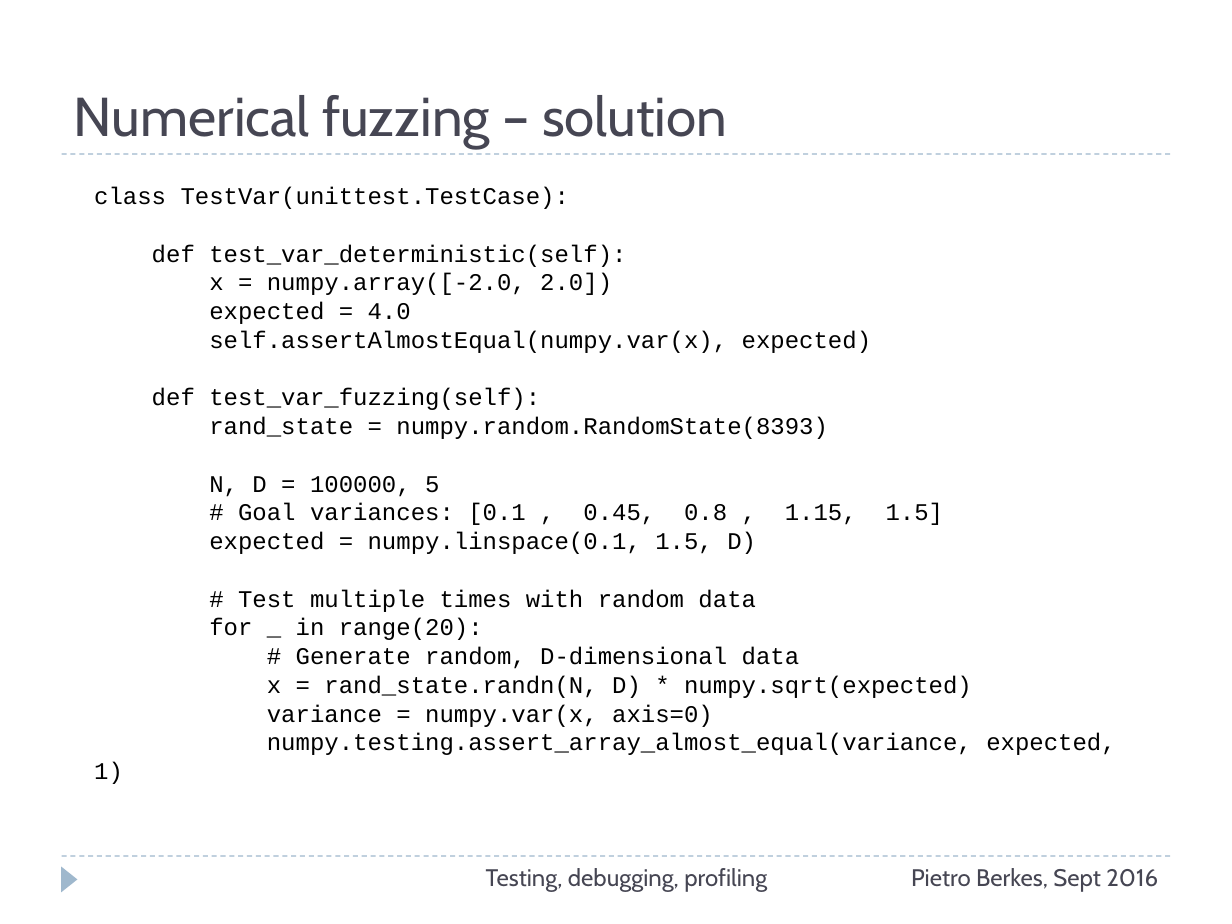
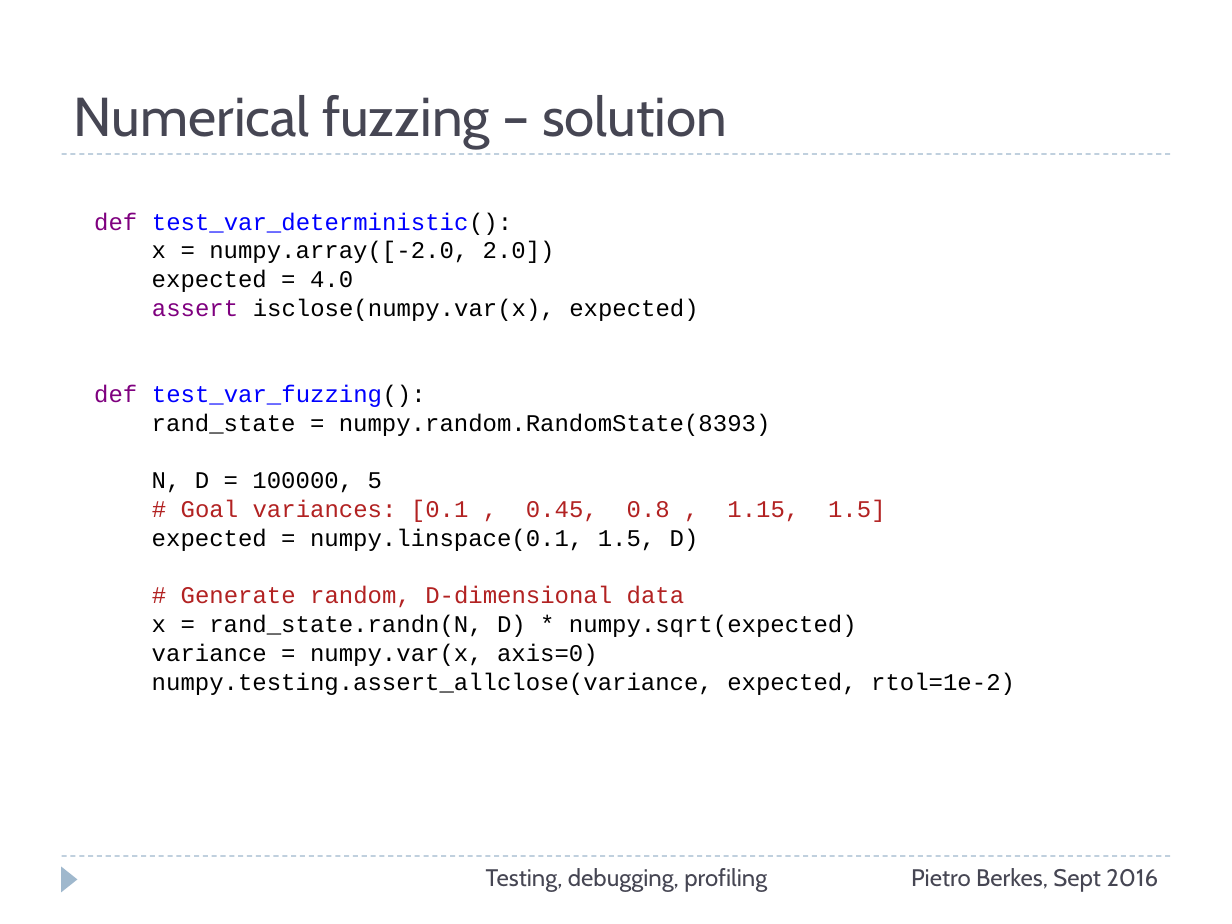
Before and after one commit to ASPP/testing_debugging_profiling, a slide deck: slide 43 of testing-debugging-profiling.pptx (slide 45 before the commit). Drawn at 1232x924 pixels with LibreOffice and Linux fonts; fonts in the diff are those of the drawing. Boxes give left, top, right and bottom in pixels: in the first picture for what was removed or moved away, otherwise in the second. Text is boxed around its words. In the diff, an @@ line names an element or a change of style, - is before the commit and + after.

Commit message:
Slides about testing converted to py.test.

```diff
--- a/testing-debugging-profiling.pptx
+++ b/testing-debugging-profiling.pptx
@@ text at bbox=[94, 212, 1015, 695]: text changed @@
-class TestVar(unittest.TestCase):
-def test_var_deterministic(self):
-x = numpy.array([-2.0, 2.0])
-expected = 4.0
-self.assertAlmostEqual(numpy.var(x), expected)
-def test_var_fuzzing(self):
-rand_state = numpy.random.RandomState(8393)
-N, D = 100000, 5
-# Goal variances: [0.1 , 0.45, 0.8 , 1.15, 1.5]
-expected = numpy.linspace(0.1, 1.5, D)
-# Test multiple times with random data
-for _ in range(20):
-# Generate random, D-dimensional data
-x = rand_state.randn(N, D) * numpy.sqrt(expected)
-variance = numpy.var(x, axis=0)
-numpy.testing.assert_array_almost_equal(variance, expected, 1)
+def test_var_deterministic():
+x = numpy.array([-2.0, 2.0])
+expected = 4.0
+assert isclose(numpy.var(x), expected)
+def test_var_fuzzing():
+rand_state = numpy.random.RandomState(8393)
+N, D = 100000, 5
+# Goal variances: [0.1 , 0.45, 0.8 , 1.15, 1.5]
+expected = numpy.linspace(0.1, 1.5, D)
+# Generate random, D-dimensional data
+x = rand_state.randn(N, D) * numpy.sqrt(expected)
+variance = numpy.var(x, axis=0)
+numpy.testing.assert_allclose(variance, expected, rtol=1e-2)
```
Also in this commit, not shown: 12 other slides changed, 1 slide added, 1 slide removed, 1 other file.
